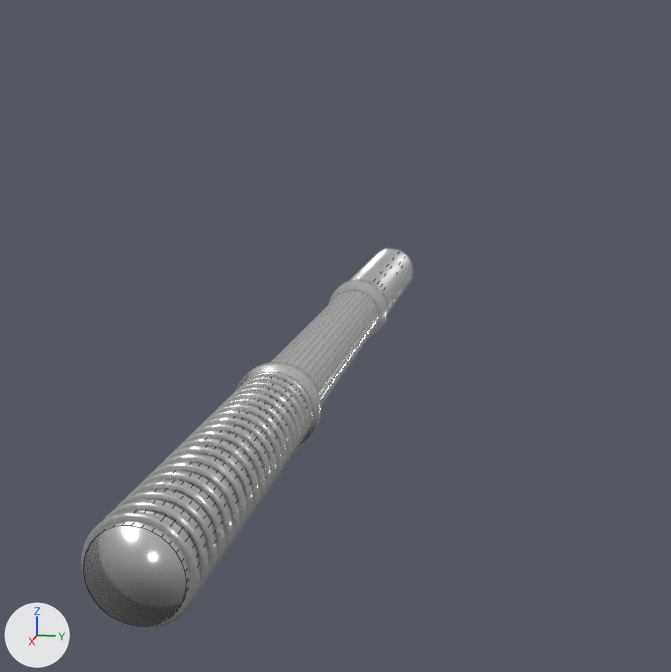
Two versions of the Blender file dumbbell.blend, one commit apart.
Both versions are drawn from a 50 mm lens placed at (0.318, 0.067, 0.084), pointed at (-0.002, 0.003, 0.004). Arrows for +X, +Y and +Z are at lower left; the lights stay in place. Mesh edges are drawn as thin lines on the coarser meshes.
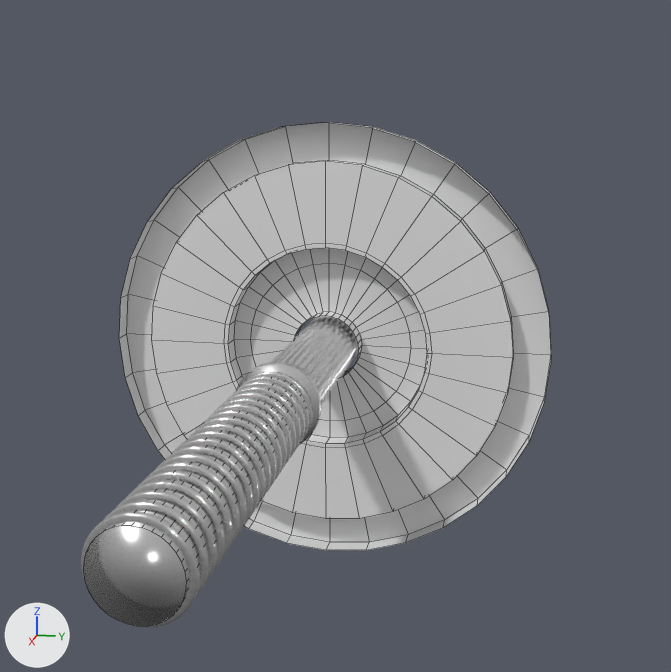
What the commit changed:
me_circle is used by ob_circle; location (0.0, 0.0, 0.0); rotation (1.571, 0.0, -1.571), in degrees (90, 0, -90).
me_circle had 32 vertices, 0 faces, 32 loose edges and spanned x -0.079..0.079, y -0.079..0.079, z 0.0.
me_circle now has 320 vertices, 288 faces and spans x -0.079..0.079, y -0.079..0.079, z 0.0..0.007.
Part 1, on me_circle:
32 loose edges are deleted.
160 vertices are added at x -0.066..0.066, y -0.066..0.066, z 0.0..0.007.
32 new vertices lie (0.0, 0.0, 0.007) away from vertices in x -0.079..0.079, y -0.079..0.079, z 0.0.
96 new vertices lie (0.0, 0.0, 0.007) away from vertices in x -0.066..0.066, y -0.066..0.066, z 0.0.
288 new faces join them.

Location of each change, (x1, y1, x2, y2) in pixels of the pictures (671 x 672 px):
'Circle', now drawn: after (119, 122, 551, 550)
